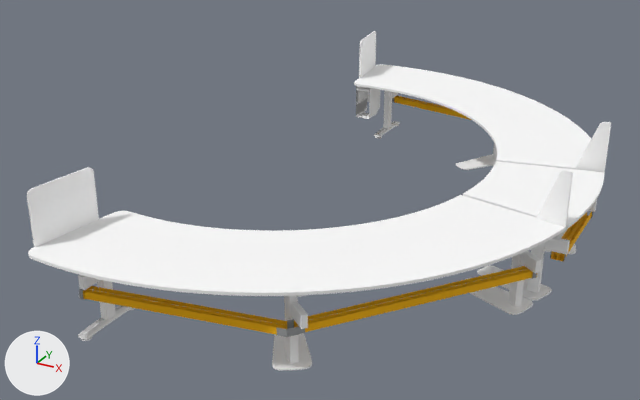
An edit to the glTF model assets/PTA_WST004.glb, drawn before and after from the same camera.
Camera for both pictures: a 50 mm lens placed at (3.21, -6.95, 2.92), pointed at (-0.37, -0.45, -0.33). Every picture has the same lights, and +X, +Y and +Z are marked at lower left. Where no turn or scale is listed for an object, it has been applied to the vertices. Vertices at the same position are counted once.

The older version as bpy lines, for what is in view:
```python
me_mesh_0 = bpy.data.meshes.new('Mesh_0')
me_mesh_0.from_pydata(...)  # 39838 vertices, 59324 faces; spans x -0.35..3.04, y -5.75..0.25, z -0.35..0.82
# faces by material slot: [1696, 1594, 50802, 20, 3072, 512, 1628]
me_mesh_0.materials.append(mat_color__333333ff)  # grey #7c7c7c
me_mesh_0.materials.append(mat_color__ff7f00ff)  # yellow #ffbc00
me_mesh_0.materials.append(mat_color__ffffffff)  # white #ffffff
me_mesh_0.materials.append(mat_color__bfbfbfff)  # light grey #e1e1e1
me_mesh_0.materials.append(mat_color__afc4ddff)  # white #d8e3f0
me_mesh_0.materials.append(mat_color__65f073ff)  # green #a9f8b3
me_mesh_0.materials.append(mat_color__545659ff)  # grey #9c9ea0
ob_pta_wst_004 = bpy.data.objects.new('PTA_WST_004', me_mesh_0)
ob_pta_wst_004.location = (-1.076, 2.75, -0.373)
```
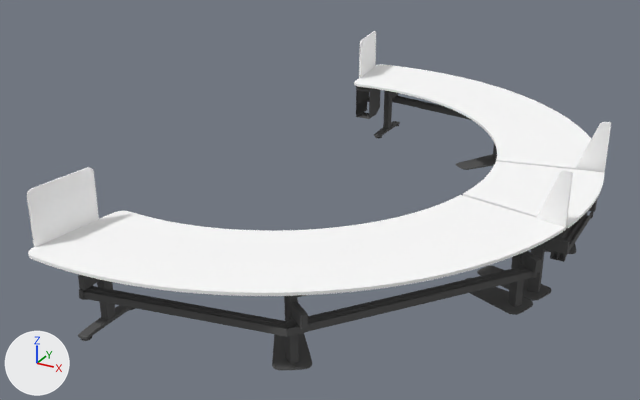
Commit message: pta 004

Where the newer file only moved an object's origin or applied its transform, the numbers keep the older frame.

Where the change shows, as pixel boxes (x1, y1, x2, y2) in the pictures (640 x 400 px):
part 1 of me_mesh_0, cut back: before (40, 87, 611, 369); after (78, 87, 605, 352)
part 2 of me_mesh_0, recoloured: before (296, 253, 555, 327)
part 3 of me_mesh_0, recoloured: (83, 86, 595, 371) in both

Patch to the scene script:
```diff
--- a/assets/PTA_WST004.glb.py
+++ b/assets/PTA_WST004.glb.py
@@ mat_plastic___matte__black @@
+mat_plastic___matte__black = principled_material('Plastic - Matte (Black)')
+mat_plastic___matte__black.base_color = (0.098, 0.098, 0.098)  # dark grey #585858
+mat_plastic___matte__black.roughness = 1.0
@@ me_mesh_0 @@
 # used by ob_pta_wst_004; location = (-1.076, 2.75, -0.373)
-me_mesh_0.from_pydata(...)  # 39838 vertices, 59324 faces; spans x -0.35..3.04, y -5.75..0.25, z -0.35..0.82
-me_mesh_0.materials.append(mat_color__333333ff)  # grey #7c7c7c
-me_mesh_0.materials.append(mat_color__bfbfbfff)  # light grey #e1e1e1
-me_mesh_0.materials.append(mat_color__afc4ddff)  # white #d8e3f0
-me_mesh_0.materials.append(mat_color__65f073ff)  # green #a9f8b3
-me_mesh_0.materials.append(mat_color__545659ff)  # grey #9c9ea0
+me_mesh_0.from_pydata(...)  # 25188 vertices, 37571 faces; spans x -0.35..3.04, y -5.75..0.25, z -0.35..0.82
+# me_mesh_0 part 1: 1914 vertices moved within x -0.34..2.96, y -5.6..0.1, z -0.35..0.8; 5422 vertices removed from x -0.34..2.95, y -5.56..0.06, z -0.34..0.73; 666 vertices added at x -0.31..2.96, y -5.6..0.1, z -0.3..0.36
+# me_mesh_0 part 2: 95 faces spanning x -0.04..2.94, y -5.55..-0.04, z -0.01..0.06 switch from mat_color__ff7f00ff (yellow #ffbc00) to mat_plastic___matte__black (dark grey #585858)
+# me_mesh_0 part 3: 3327 faces spanning x -0.23..2.97, y -5.6..0.1, z -0.35..0.36 switch from mat_color__ffffffff (white #ffffff) to mat_plastic___matte__black (dark grey #585858)
```
